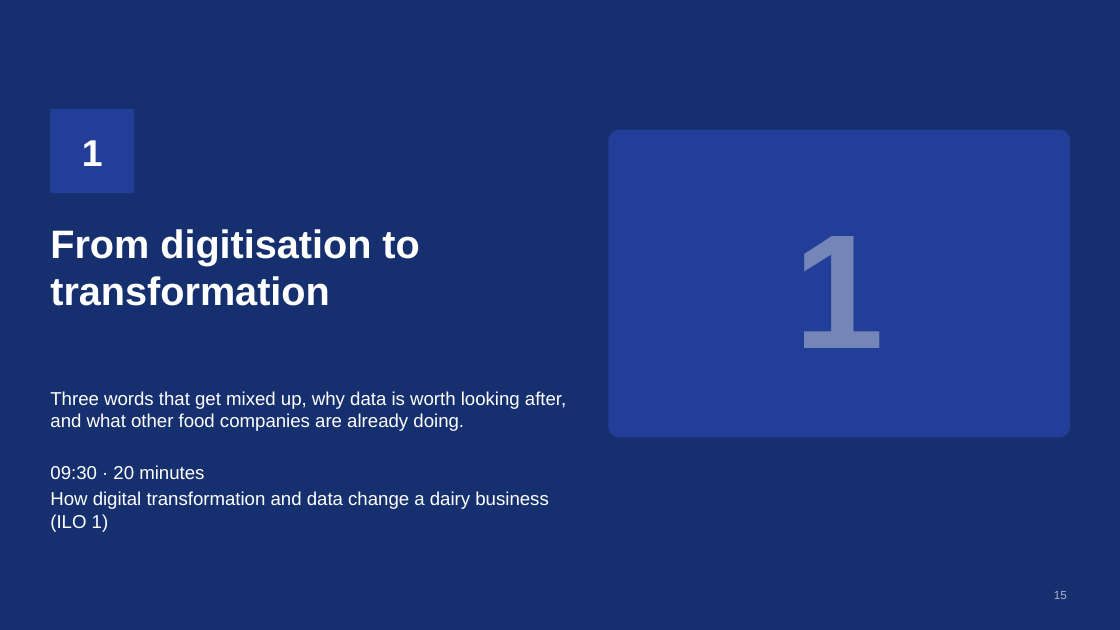
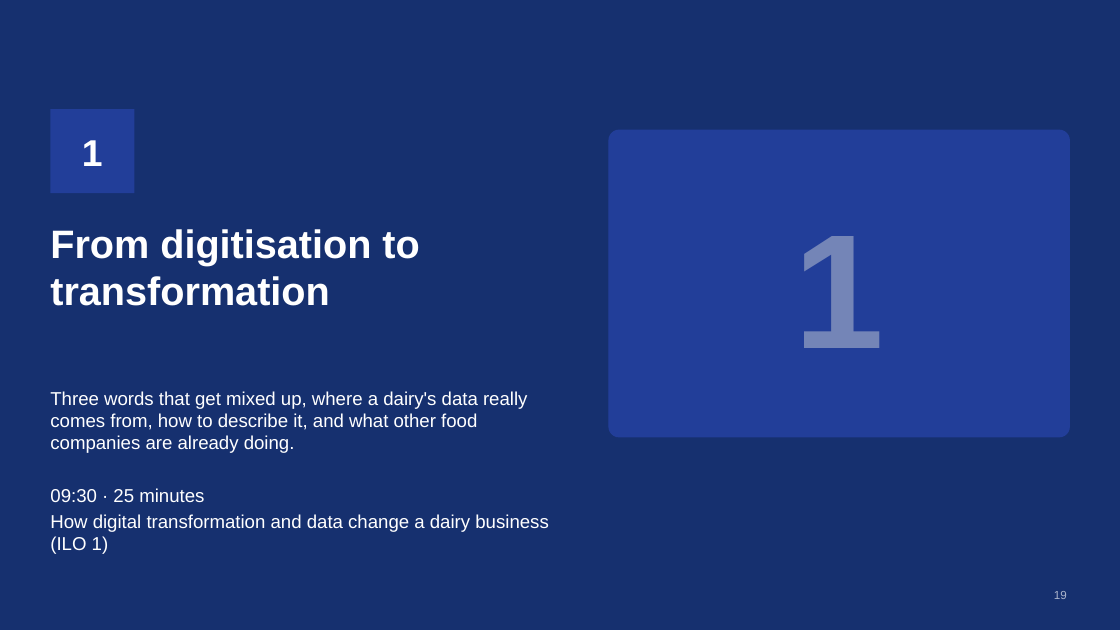
Before and after one commit to Iced377/bibf-arla, a slide deck: slide 19 of outputs/BIBF-Arla-Facilitator.pptx (slide 15 before the commit). Drawn at 1120x630 pixels with LibreOffice and Linux fonts; fonts in the diff are those of the drawing. Boxes give left, top, right and bottom in pixels: in the first picture for what was removed or moved away, otherwise in the second. Text is boxed around its words. In the diff, an @@ line names an element or a change of style, - is before the commit and + after.

```diff
--- a/outputs/BIBF-Arla-Facilitator.pptx
+++ b/outputs/BIBF-Arla-Facilitator.pptx
@@ text at [50, 391, 527, 502]: text changed @@
-Three words that get mixed up, why data is worth looking after, and what other food companies are already doing.
-09:30 · 20 minutes
+Three words that get mixed up, where a dairy's data really comes from, how to describe it, and what other food companies are already doing.
+09:30 · 25 minutes
```
Also in this commit, not shown: 15 other slides changed, 10 slides added, 15 other files.
